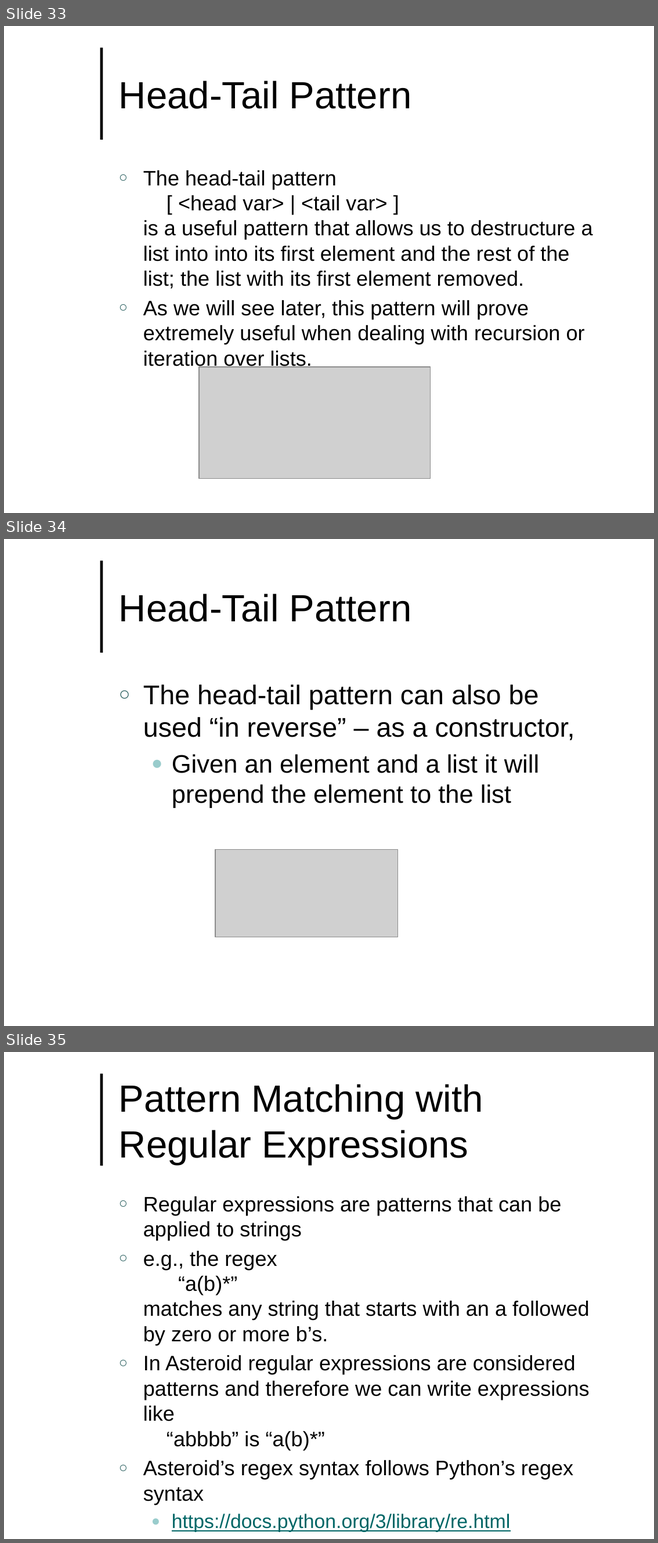
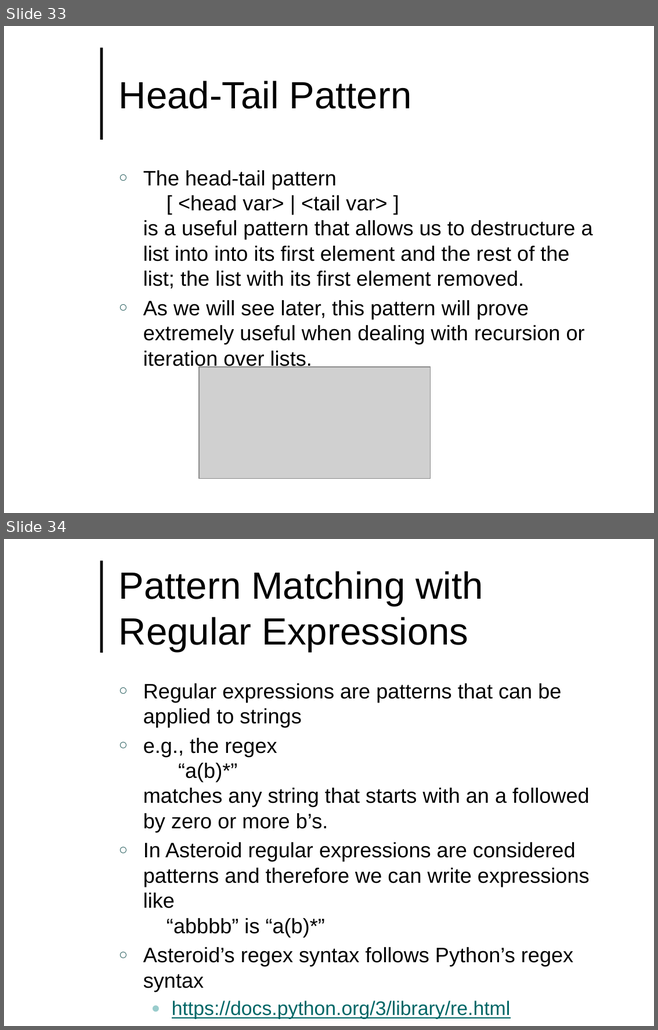
Before and after one commit to lutzhamel/CSC493, a slide deck: notes/csc493-ln004.pptx. Shown one above the other, each under a label of ours: slides 33, 34 and 35 before the commit, slides 33 and 34 after it. The pictures are 658x1543 and 658x1030 pixels, drawn with LibreOffice and Linux fonts; fonts in the diff are those of the drawing; grey boxes stand for pictures; background and template pictures are left out. Boxes give left, top, right and bottom in pixels: in the first picture for what was removed or moved away, otherwise in the second. Text is boxed around its words. In the diff, an @@ line names an element or a change of style, - is before the commit and + after.

```diff
--- a/notes/csc493-ln004.pptx
+++ b/notes/csc493-ln004.pptx
@@ slide 34 removed at (4,539,654,1026), background #FFFFFF; not listed: 1 template element that a slide beside it also shows @@
@@ title removed at (119,594,411,622) @@
-Head-Tail Pattern
@@ text removed at (143,685,575,808) @@
-○ The head-tail pattern can also be used “in reverse” – as a constructor,
-  ● Given an element and a list it will prepend the element to the list
@@ picture removed at (215,849,398,937) @@
@@ what was slide 35 is now slide 34 @@
```
Also in this commit, not shown: 1 slide changed, 2 slides added, 9 other files.
